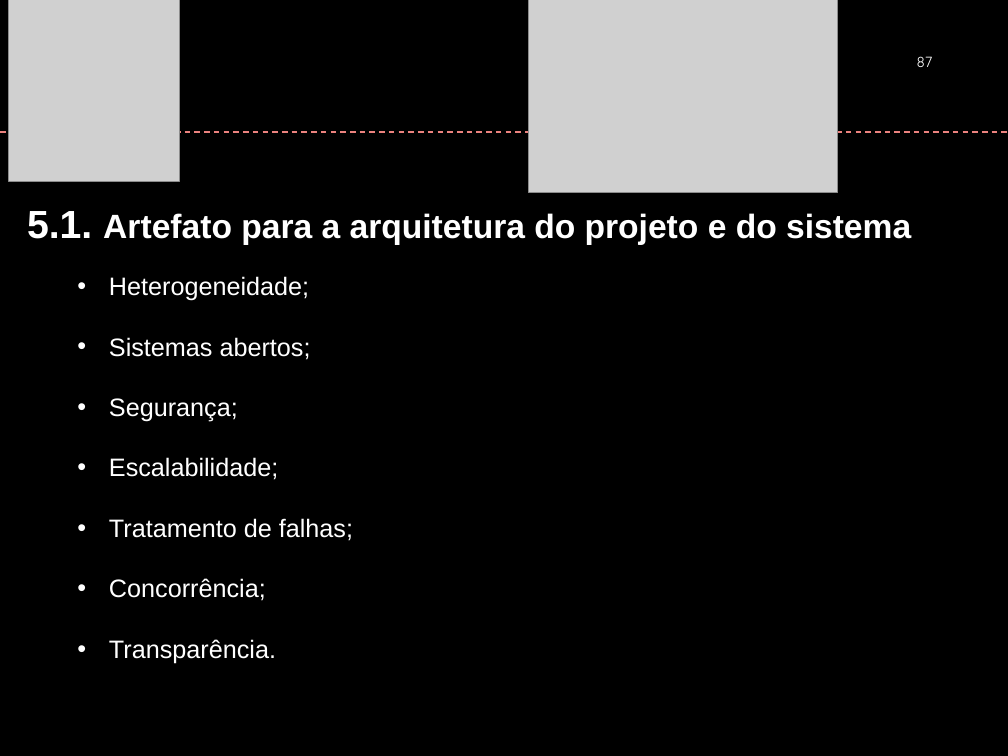
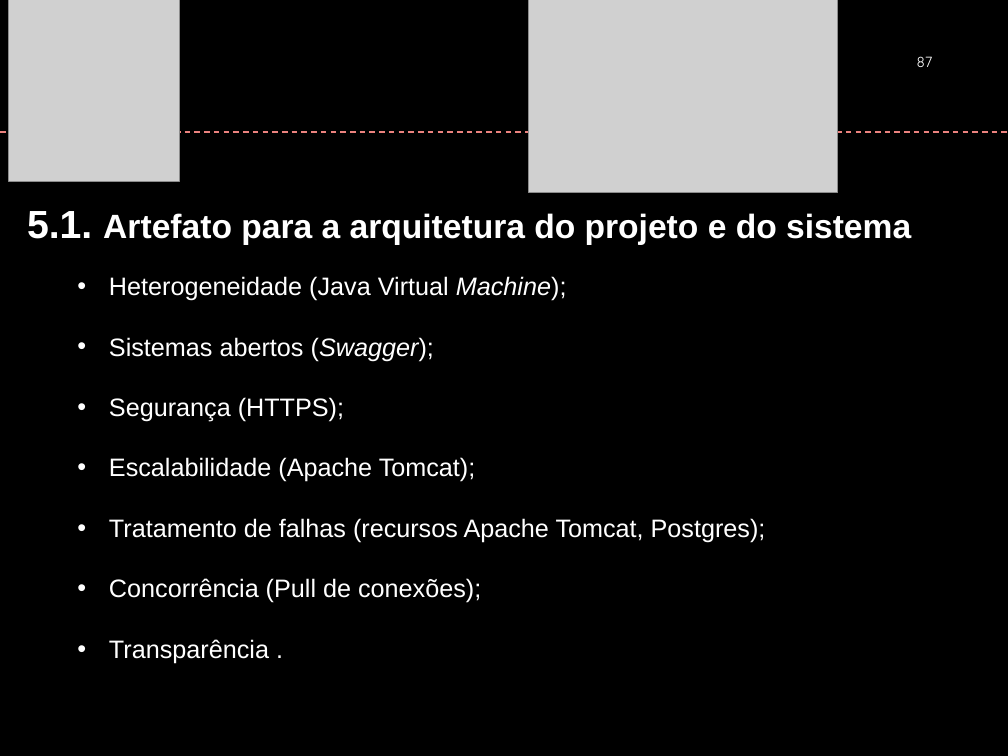
Before and after one commit to ezmart/Ezmart, a slide deck: slide 87 of EzMartGit/Documento/FAI_PFC_Apresentação_Agosto2018.pptx. Drawn at 1008x756 pixels with LibreOffice and Linux fonts; fonts in the diff are those of the drawing; grey boxes stand for pictures; background and template pictures are left out. Boxes give left, top, right and bottom in pixels: in the first picture for what was removed or moved away, otherwise in the second. Text is boxed around its words. In the diff, an @@ line names an element or a change of style, - is before the commit and + after.

Commit message:
Atualização Slide (parte Diego)
Parte de Sistemas distribuidos

```diff
--- a/EzMartGit/Documento/FAI_PFC_Apresentação_Agosto2018.pptx
+++ b/EzMartGit/Documento/FAI_PFC_Apresentação_Agosto2018.pptx
@@ text at [109, 276, 766, 664]: text changed @@
-  • Heterogeneidade;
-  • Sistemas abertos;
-  • Segurança;
-  • Escalabilidade;
-  • Tratamento de falhas;
-  • Concorrência;
-  • Transparência.
+  • Heterogeneidade (Java Virtual Machine);
+  • Sistemas abertos (Swagger);
+  • Segurança (HTTPS);
+  • Escalabilidade (Apache Tomcat);
+  • Tratamento de falhas (recursos Apache Tomcat, Postgres);
+  • Concorrência (Pull de conexões);
+  • Transparência .
```
